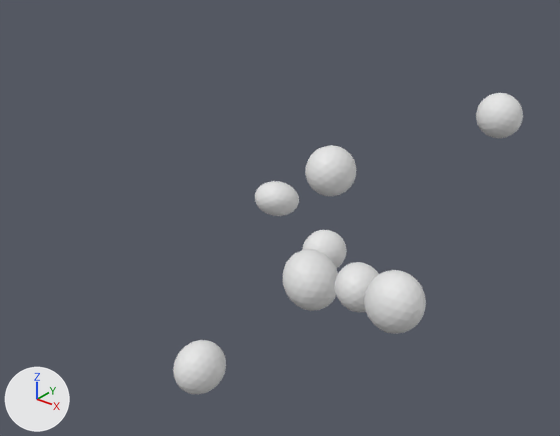
Two versions of the OBJ model data/radials/radial_02/radial.obj, one commit apart.
Camera for both pictures: a 50 mm camera at (0.826, -1.078, 0.762) aimed at (-0.116, 0.098, 0.033). The axes (+X, +Y, +Z) are drawn at lower left. The lights are the same throughout. The picture after the commit comes second. Where no turn or scale is listed for an object, it has been applied to the vertices.

The scene before the commit, as lines of its bpy script (objects in view):
```python
me_radial = bpy.data.meshes.new('radial')
me_radial.from_pydata(...)  # 1296 vertices, 2560 faces; spans x -0.211..0.349, y -0.183..0.572, z -0.308..0.283
ob_radial = bpy.data.objects.new('radial', me_radial)
ob_radial.location = (0.0, 0.0, 0.0)
```
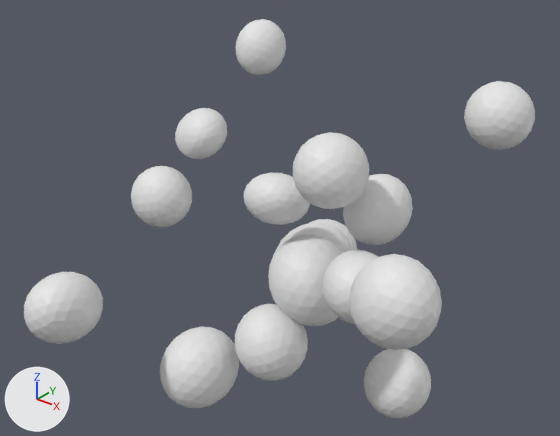
Edits to the bpy script that builds the scene:
```text
Change me_radial:
    remove me_radial.from_pydata(...)  # 1296 vertices, 2560 faces; spans x -0.211..0.349, y -0.183..0.572, z -0.308..0.283
    add me_radial.from_pydata(...)  # 2592 vertices, 5120 faces; spans x -0.575..0.375, y -0.424..0.597, z -0.4..0.388
    me_radial part 1: the loose piece of 162 vertices spanning x -0.045..0.077, y -0.028..0.098, z -0.107..0.018 is scaled about its middle by 1.5
    me_radial part 2: the loose piece of 162 vertices spanning x -0.141..-0.043, y 0.184..0.284, z -0.146..-0.048 is scaled about its middle by 1.5
    me_radial part 3: the loose piece of 162 vertices spanning x 0.121..0.221, y 0.472..0.572, z 0.162..0.263 is scaled about its middle by 1.5
    me_radial part 4: the loose piece of 162 vertices spanning x 0.243..0.349, y -0.166..-0.067, z 0.033..0.139 is scaled about its middle by 1.5
    me_radial part 5: the loose piece of 162 vertices spanning x -0.112..-0.024, y -0.015..0.072, z 0.08..0.153 is scaled about its middle by 1.5
    me_radial part 6: the loose piece of 162 vertices spanning x 0.054..0.146, y -0.075..0.021, z 0.193..0.283 is scaled about its middle by 1.5
    me_radial part 7: the loose piece of 162 vertices spanning x -0.211..-0.105, y -0.183..-0.064, z -0.308..-0.194 is scaled about its middle by 1.5
    me_radial part 8: the loose piece of 162 vertices spanning x 0.135..0.225, y -0.091..0.006, z -0.009..0.081 is scaled about its middle by 1.5
    me_radial part 9: the loose piece of 162 vertices spanning x 0.054..0.146, y -0.075..0.021, z 0.193..0.283 is copied, and the copy is multiplied about its middle by the matrix ((0.768, -0.282, -1.165), (1.056, -0.557, 0.856), (-0.65, -1.322, -0.157)), then moved by (0.028, 0.121, -0.111); it spans x 0.064..0.193, y 0.024..0.164, z 0.058..0.195
    me_radial part 10: the loose piece of 162 vertices spanning x -0.141..-0.043, y 0.184..0.284, z -0.146..-0.048 is copied, and the copy is multiplied about its middle by the matrix ((-1.331, 1.119, 0.656), (-1.068, -1.234, 0.106), (0.436, -0.285, 1.791)), then moved by (0.027, -0.083, 0.018); it spans x -0.155..0.025, y 0.066..0.235, z -0.168..0.011
    me_radial part 11: the loose piece of 162 vertices spanning x -0.141..-0.043, y 0.184..0.284, z -0.146..-0.048 is copied, and the copy is multiplied about its middle by the matrix ((-0.463, 0.328, -1.056), (-0.427, 1.063, 0.34), (1.073, 0.58, -0.179)), then moved by (-0.259, 0.086, 0.422); it spans x -0.408..-0.294, y 0.262..0.379, z 0.262..0.388
    me_radial part 12: a new loose piece, an icosphere of 320 faces spanning x -0.575..-0.425, y 0.034..0.186, z -0.106..0.047
    me_radial part 13: the loose piece of 162 vertices spanning x -0.211..-0.105, y -0.183..-0.064, z -0.308..-0.194 is copied, and the copy is multiplied about its middle by the matrix ((1.007, 0.485, -0.56), (-0.11, -0.969, -0.928), (-0.71, 0.847, -0.663)), then moved by (-0.137, -0.22, 0.205); it spans x -0.362..-0.226, y -0.424..-0.264, z -0.12..0.028
    me_radial part 14: the loose piece of 162 vertices spanning x -0.112..-0.024, y -0.015..0.072, z 0.08..0.153 is copied, and the copy is multiplied about its middle by the matrix ((0.588, -1.199, -1.474), (0.037, -0.831, 1.33), (-1.196, -0.655, -0.358)), then moved by (-0.392, 0.19, -0.002); it spans x -0.531..-0.389, y 0.152..0.283, z 0.053..0.176
    me_radial part 15: the loose piece of 162 vertices spanning x -0.045..0.077, y -0.028..0.098, z -0.107..0.018 is copied, and the copy is multiplied about its middle by the matrix ((-1.033, 0.485, -0.324), (0.738, 0.898, -0.475), (-0.109, -0.646, -1.106)), then moved by (0.14, 0.142, -0.278); it spans x 0.081..0.23, y 0.1..0.254, z -0.4..-0.245
    me_radial part 16: the loose piece of 162 vertices spanning x -0.211..-0.105, y -0.183..-0.064, z -0.308..-0.194 is copied, and the copy is multiplied about its middle by the matrix ((0.404, -0.707, -1.037), (0.416, -0.898, 0.92), (-1.343, -0.5, -0.008)), then moved by (0.143, 0.067, 0.091); it spans x -0.091..0.061, y -0.135..0.021, z -0.237..-0.084
```

What differs and where, as boxes (x1, y1, x2, y2) in the pictures (560 x 436 px; the box of a moved part takes in the faces that stretch with it):
'radial', reshaped (46% wider, 32% taller): before (173, 93, 523, 395); after (24, 19, 535, 418)
part 1 of me_radial, moved or reshaped: before (283, 249, 338, 311); after (268, 234, 343, 326)
part 2 of me_radial, moved or reshaped: before (302, 230, 347, 269); after (309, 219, 357, 250)
part 3 of me_radial, moved or reshaped: before (476, 93, 523, 138); after (464, 81, 535, 150)
part 4 of me_radial, moved or reshaped: before (364, 270, 426, 334); after (349, 254, 442, 350)
part 5 of me_radial, moved or reshaped: before (255, 181, 299, 216); after (244, 172, 310, 225)
part 6 of me_radial, moved or reshaped: before (305, 145, 356, 196); after (293, 132, 369, 209)
part 7 of me_radial, moved or reshaped: before (173, 340, 226, 395); after (160, 326, 239, 408)
part 8 of me_radial, moved or reshaped: before (335, 262, 379, 313); after (323, 250, 378, 324)
part 9 of me_radial, added: after (343, 174, 413, 245)
part 10 of me_radial, added: after (275, 222, 352, 253)
part 11 of me_radial, added: after (236, 19, 286, 75)
part 12 of me_radial, added: after (131, 166, 192, 227)
part 13 of me_radial, added: after (24, 272, 103, 344)
part 14 of me_radial, added: after (175, 108, 227, 159)
part 15 of me_radial, added: after (364, 349, 431, 418)
part 16 of me_radial, added: after (235, 304, 308, 381)
